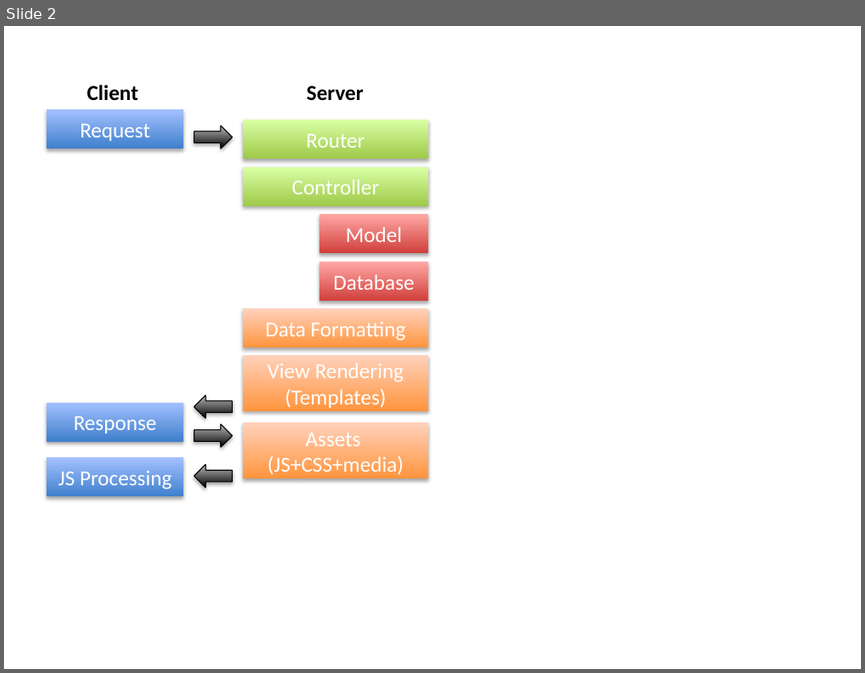
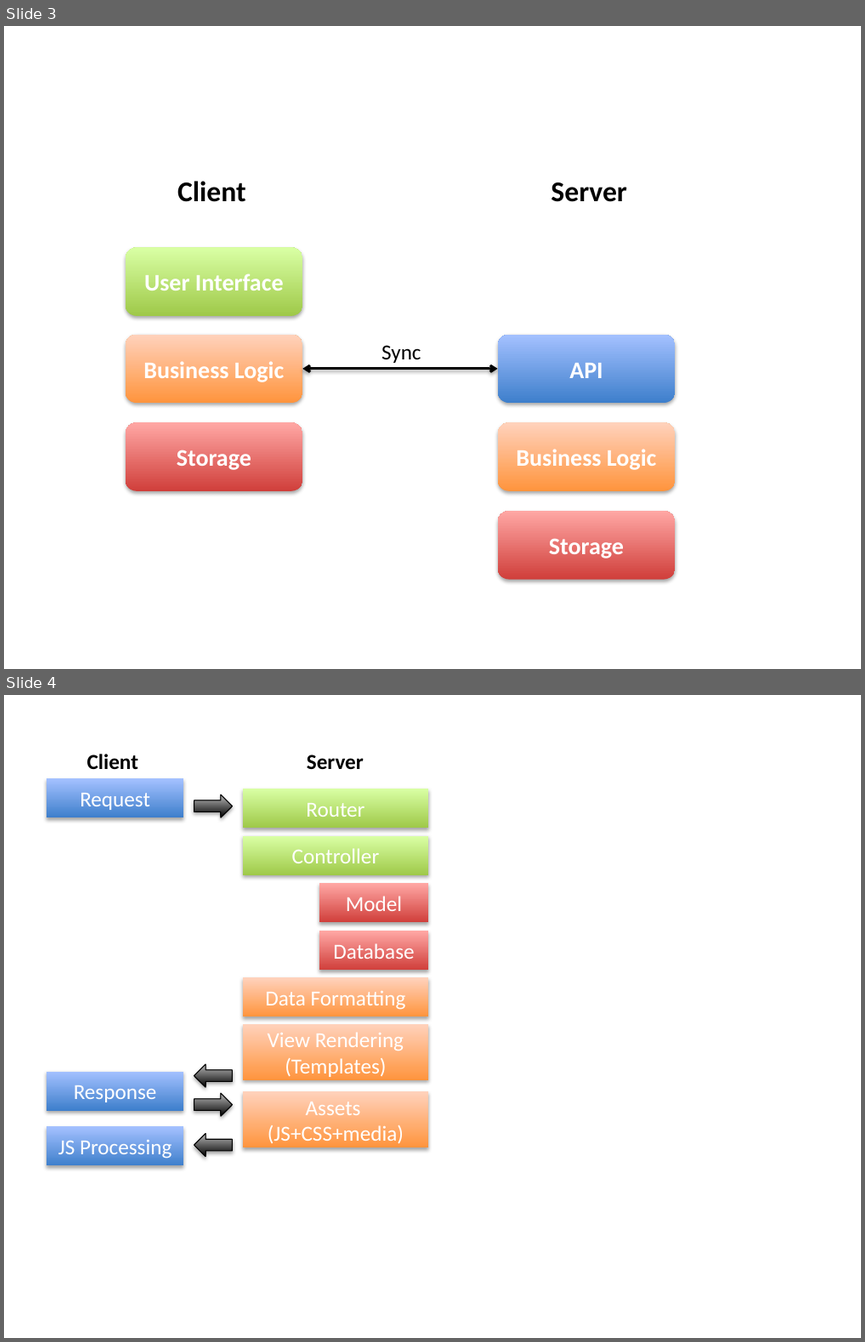
Before and after one commit to clody69/MobileWebApps, a slide deck: docs/diagrams.pptx. Shown one above the other, each under a label of ours: slide 2 before the commit, slides 3 and 4 after it. The pictures are 865x673 and 865x1342 pixels, drawn with LibreOffice and Linux fonts; fonts in the diff are those of the drawing. Boxes give left, top, right and bottom in pixels: in the first picture for what was removed or moved away, otherwise in the second. Text is boxed around its words. In the diff, an @@ line names an element or a change of style, - is before the commit and + after.

```diff
--- a/docs/diagrams.pptx
+++ b/docs/diagrams.pptx
@@ slide 3 added at (4, 26, 861, 669), background #FFFFFF @@
@@ text added at (177, 181, 246, 202), 24 pt, text #000000, bold @@
+Client
@@ text added at (551, 182, 626, 202), 24 pt, text #000000, bold @@
+Server
@@ rounded rectangle added at (125, 247, 302, 316), fill gradient #A0CA4A to #DAFFA5, 20 pt, text #FFFFFF, bold @@
+User Interface
@@ rounded rectangle added at (125, 335, 302, 403), fill gradient #FF953E to #FFD2BD, 20 pt, text #FFFFFF, bold @@
+Business Logic
@@ text added at (381, 345, 421, 363), 18 pt, text #000000 @@
+Sync
@@ rounded rectangle added at (498, 335, 675, 403), fill gradient #3F80CE to #A4C4FF, 20 pt, text #FFFFFF, bold @@
+API
@@ double arrow added from (302, 369) to (498, 369), #000000 2 pt @@
@@ rounded rectangle added at (125, 423, 302, 491), fill gradient #D1403C to #FFA6A5, 20 pt, text #FFFFFF, bold @@
+Storage
@@ rounded rectangle added at (498, 423, 675, 491), fill gradient #FF953E to #FFD2BD, 20 pt, text #FFFFFF, bold @@
+Business Logic
@@ rounded rectangle added at (498, 511, 675, 579), fill gradient #D1403C to #FFA6A5, 20 pt, text #FFFFFF, bold @@
+Storage
@@ what was slide 2 is now slide 4 @@
```
Also in this commit, not shown: 1 slide changed, 6 other slides added, 13 other files.
